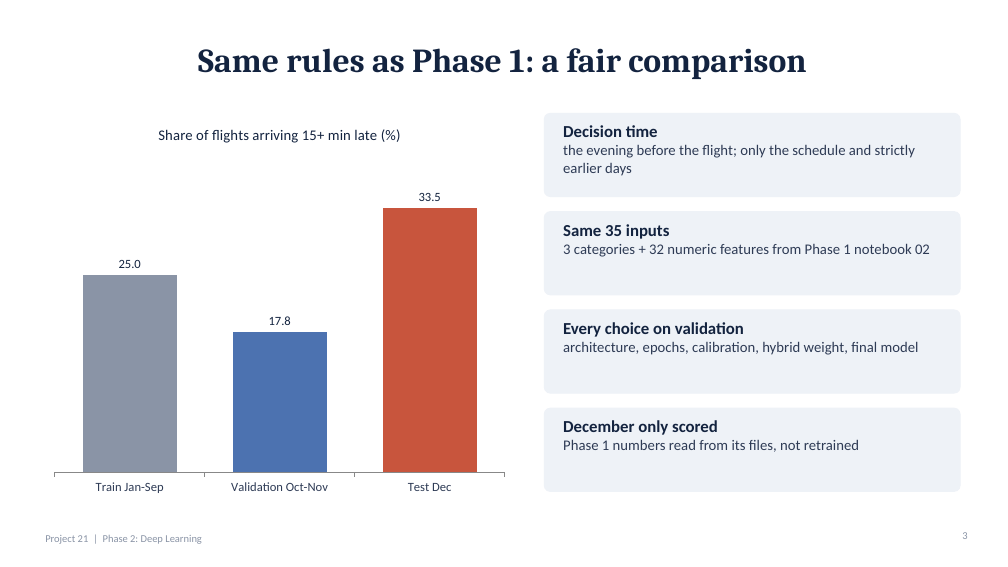
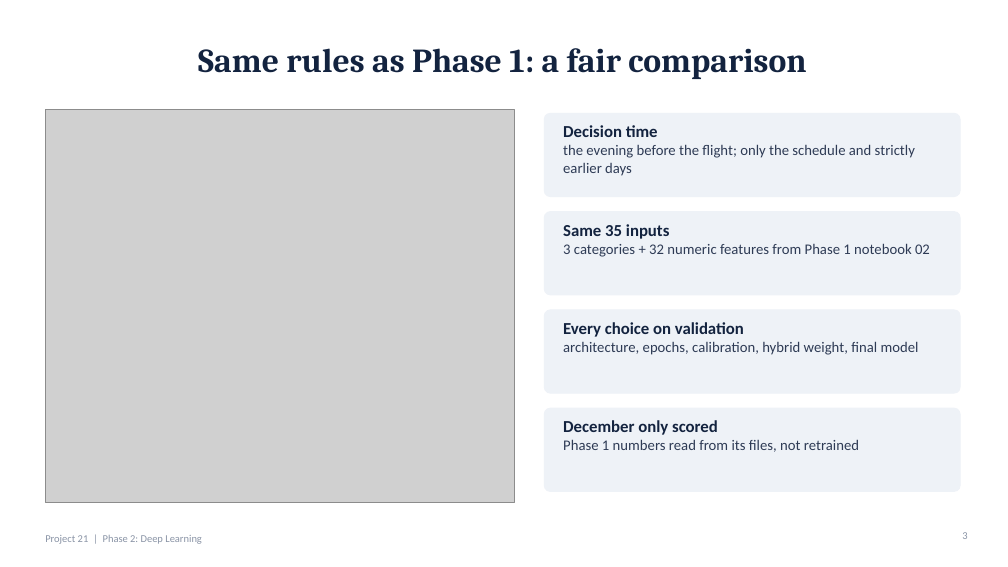
Before and after one commit to MohitSingh250/flight_delay, a slide deck: slide 3 of dl_phase2/slides/Flight_Delay_Phase2.pptx. Drawn at 1008x567 pixels with LibreOffice and Linux fonts; fonts in the diff are those of the drawing; grey boxes stand for pictures. Boxes give left, top, right and bottom in pixels: in the first picture for what was removed or moved away, otherwise in the second. Text is boxed around its words. In the diff, an @@ line names an element or a change of style, - is before the commit and + after.

```diff
--- a/dl_phase2/slides/Flight_Delay_Phase2.pptx
+++ b/dl_phase2/slides/Flight_Delay_Phase2.pptx
@@ column chart removed at box(45, 110, 514, 503) @@
-title "Share of flights arriving 15+ min late (%)"
-categories: Train Jan-Sep, Validation Oct-Nov, Test Dec
-Series 1: 25, 17.8, 33.5
@@ picture added at box(45, 110, 514, 503) @@
```
Also in this commit, not shown: 9 other slides changed, 1 other file.
